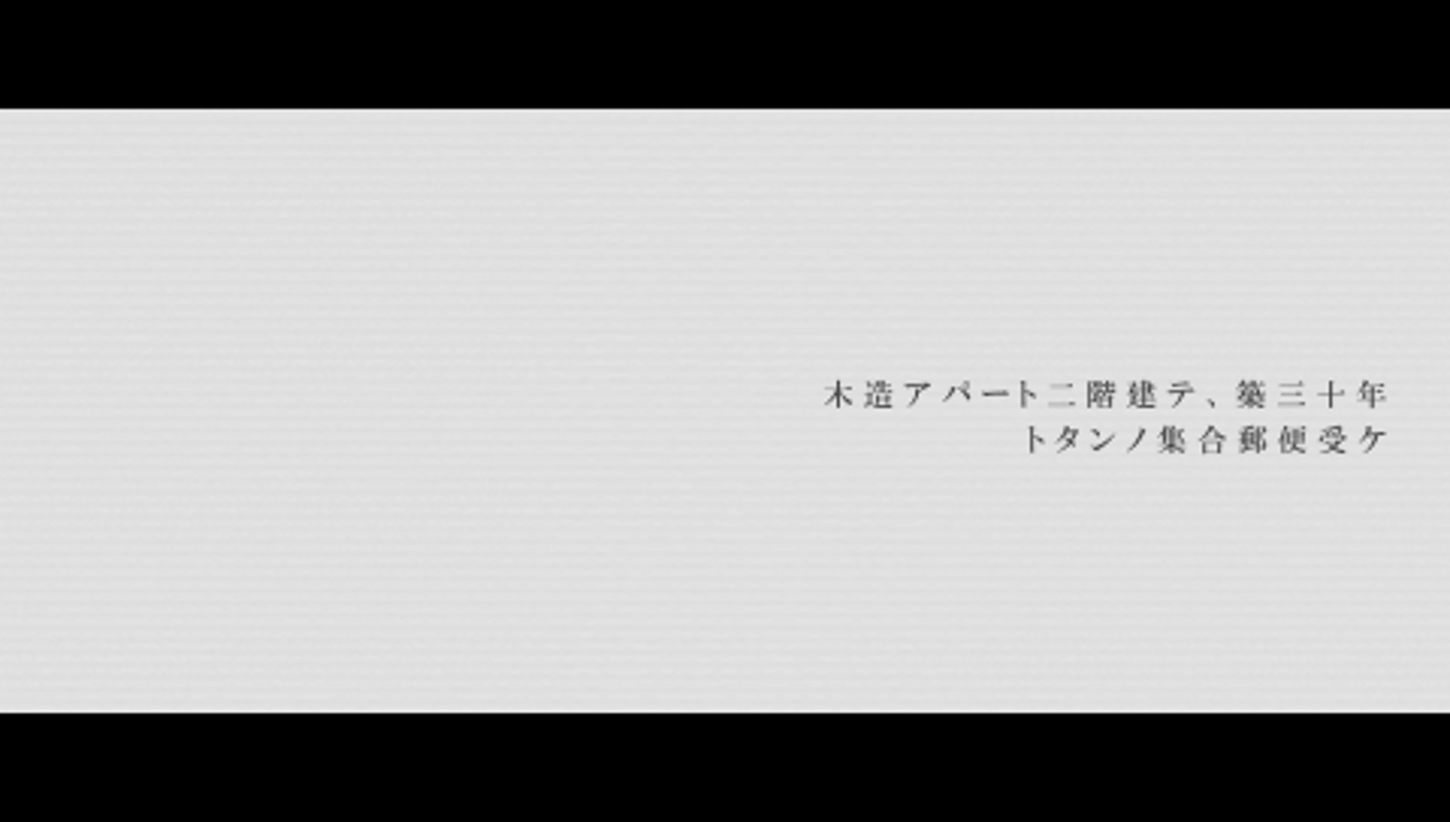
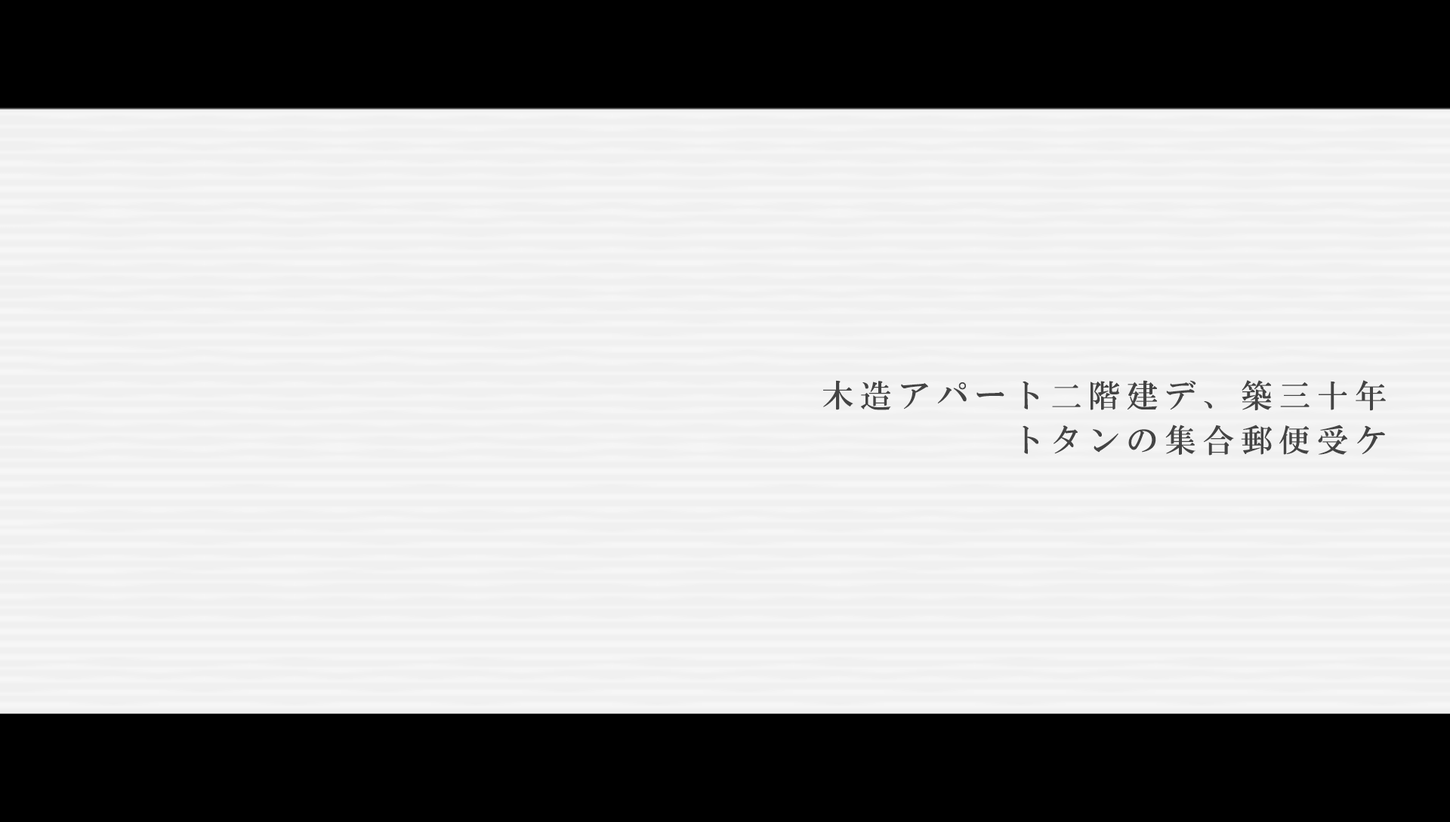
Layered file, before and after one edit (w=1450, h=822). Changes by layer:
added layer "木造アパート二階建デ、築三十年 トタンの集合郵便受ケ" above "Layer 2" over (823, 379, 1386, 456)
showed "Layer 2" over (0, 107, 1450, 715)
